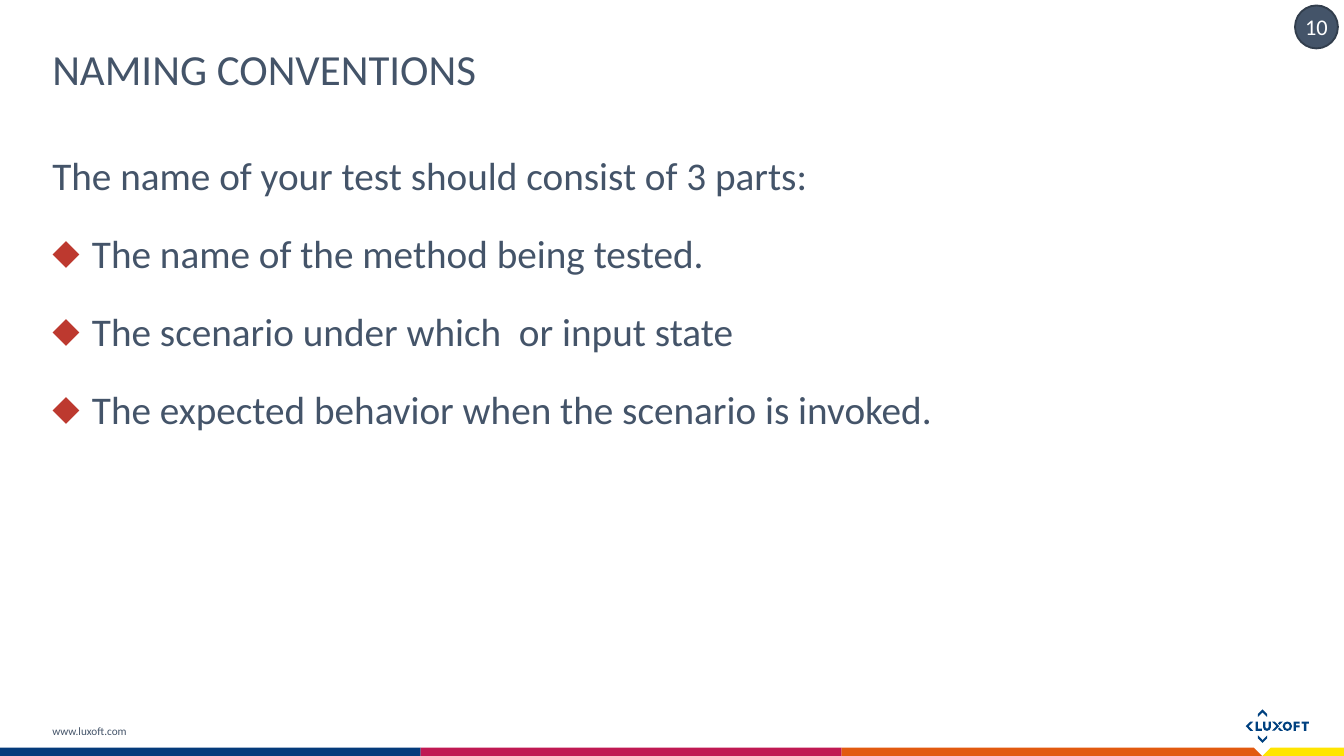
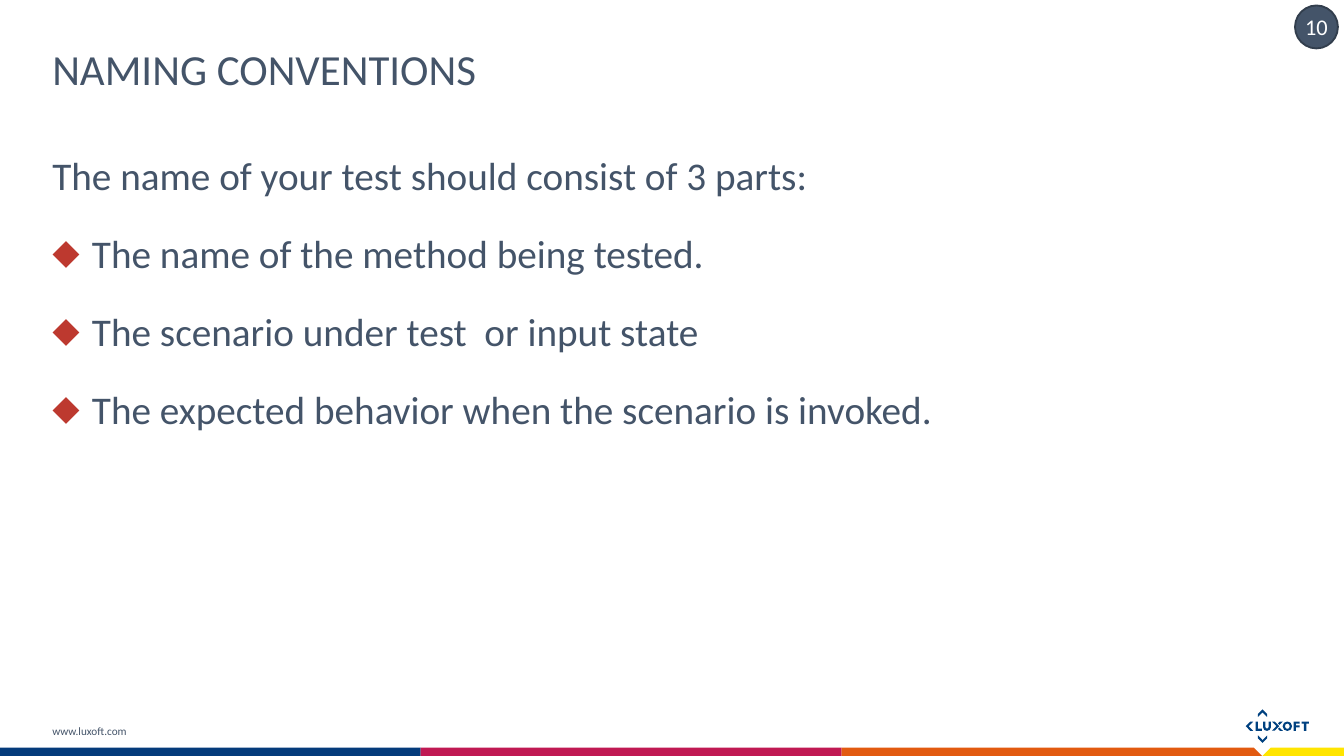
Before and after one commit to exiton3/Unit-tests-Best-Practices-Samples, a slide deck: slide 10 of Docs/Unit testing Bests practices.pptx. Drawn at 1344x756 pixels with LibreOffice and Linux fonts; fonts in the diff are those of the drawing. Boxes give left, top, right and bottom in pixels: in the first picture for what was removed or moved away, otherwise in the second. Text is boxed around its words. In the diff, an @@ line names an element or a change of style, - is before the commit and + after.

```diff
--- a/Docs/Unit testing Bests practices.pptx
+++ b/Docs/Unit testing Bests practices.pptx
@@ text at box(92, 318, 698, 353): text changed @@
-⬥ The scenario under which or input state
+⬥ The scenario under test or input state
```
Also in this commit, not shown: 1 other slide changed.
